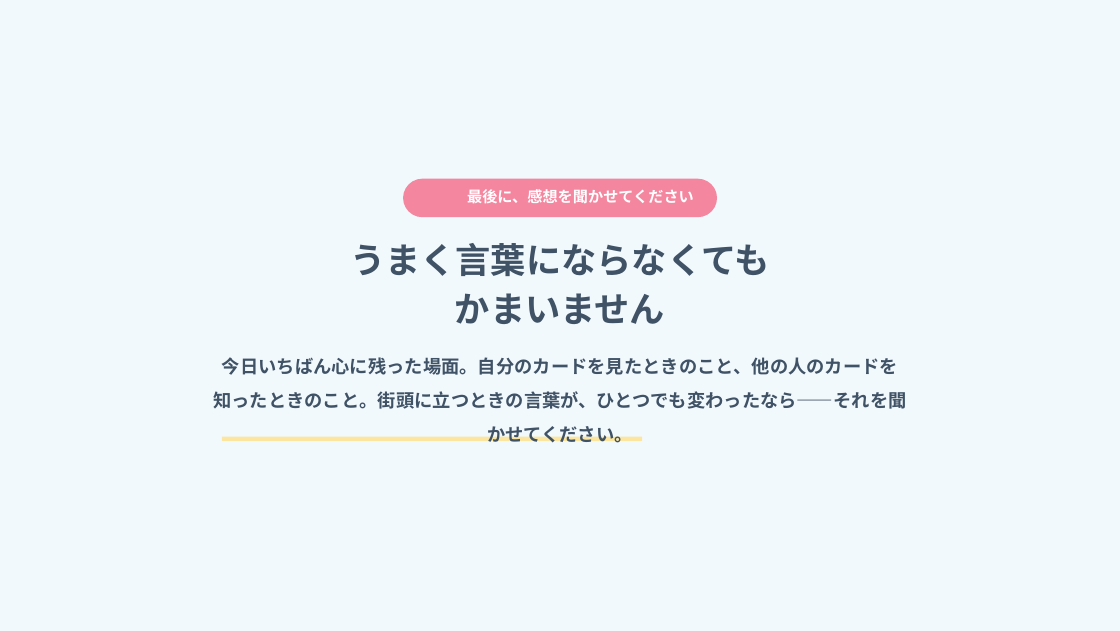
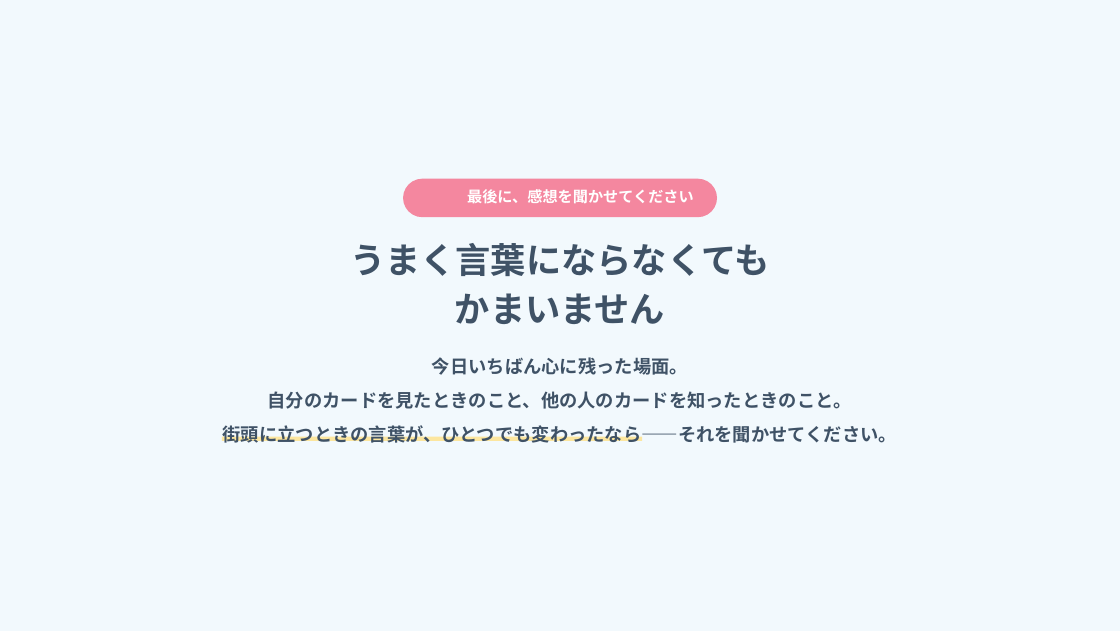
Before and after one commit to arico1101/door-world-short-online, a slide deck: slide 26 of slides.pptx. Drawn at 1120x631 pixels with LibreOffice and Linux fonts; fonts in the diff are those of the drawing; background and template pictures are left out. Boxes give left, top, right and bottom in pixels: in the first picture for what was removed or moved away, otherwise in the second. Text is boxed around its words. In the diff, an @@ line names an element or a change of style, - is before the commit and + after.

```diff
--- a/slides.pptx
+++ b/slides.pptx
@@ text at [223,357,897,443]: text changed @@
-今日いちばん心に残った場面。自分のカードを見たときのこと、他の人のカードを知ったときのこと。街頭に立つときの言葉が、ひとつでも変わったなら——それを聞かせてください。
+今日いちばん心に残った場面。
+自分のカードを見たときのこと、他の人のカードを知ったときのこと。
+街頭に立つときの言葉が、ひとつでも変わったなら——それを聞かせてください。
```
Also in this commit, not shown: 16 other slides changed.
